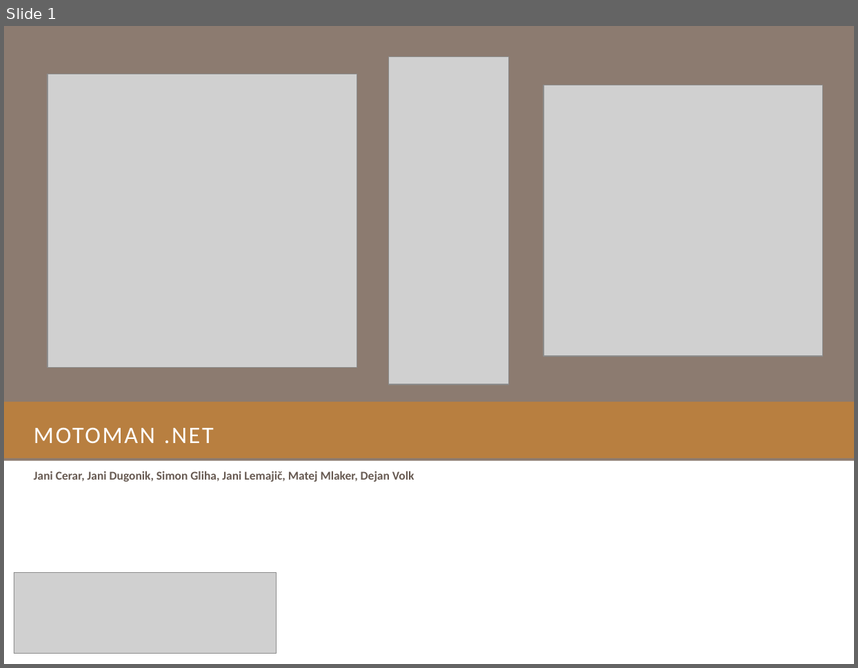
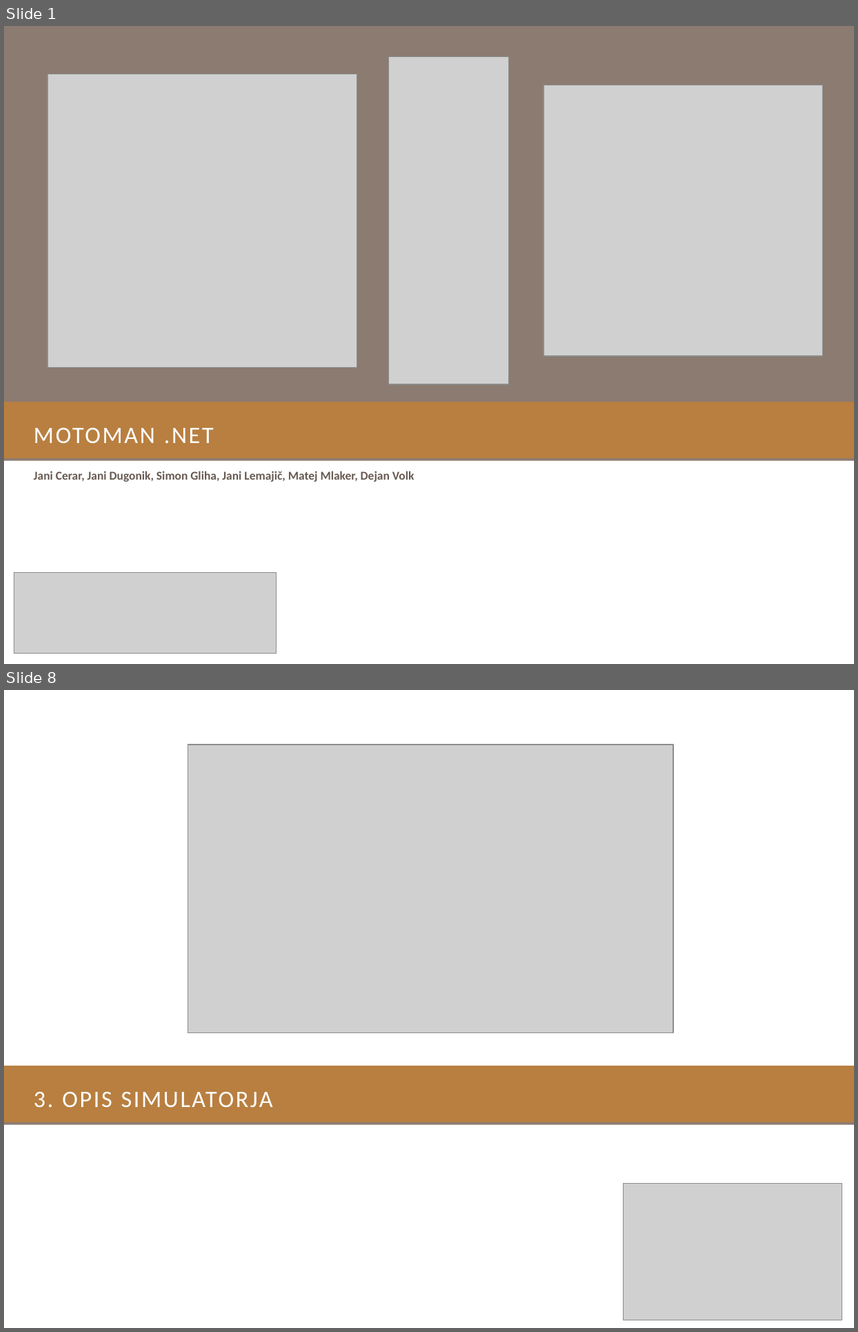
Before and after one commit to doctorA/robot-simulator, a slide deck: Robot_simulator/Dokumentacija/MotomanPredstavitev.pptx. Shown one above the other, each under a label of ours: slide 1 before the commit, slides 1 and 8 after it; the slides between them are not shown. The pictures are 858x668 and 858x1332 pixels, drawn with LibreOffice and Linux fonts; fonts in the diff are those of the drawing; grey boxes stand for pictures; background and template pictures are left out. Boxes give left, top, right and bottom in pixels: in the first picture for what was removed or moved away, otherwise in the second. Text is boxed around its words. In the diff, an @@ line names an element or a change of style, - is before the commit and + after.

Commit message:
MOTOMAN_UM_ver1.docx - spremenjene malenkosti (HURR DURR LETNICE DURR) MotomanPredstavitev.pptx - dodana poglavja Uvod, Opis problema, Opis simulatorja (začetek opisa Model robota)

```diff
--- a/Robot_simulator/Dokumentacija/MotomanPredstavitev.pptx
+++ b/Robot_simulator/Dokumentacija/MotomanPredstavitev.pptx
@@ slide 8 added at [4, 690, 854, 1328], background #FFFFFF; not listed: 1 template element that a slide beside it also shows @@
@@ picture added at [188, 745, 674, 1032] @@
@@ rectangle added at [4, 1066, 854, 1123], fill #B87F40 @@
@@ title added at [34, 1092, 273, 1107], 20 pt, text #FFFFFF @@
+3. OPIS SIMULATORJA
@@ picture added at [623, 1183, 842, 1320] @@
```
Also in this commit, not shown: 1 slide changed, 6 other slides added, 2 slides removed, 1 other file.
